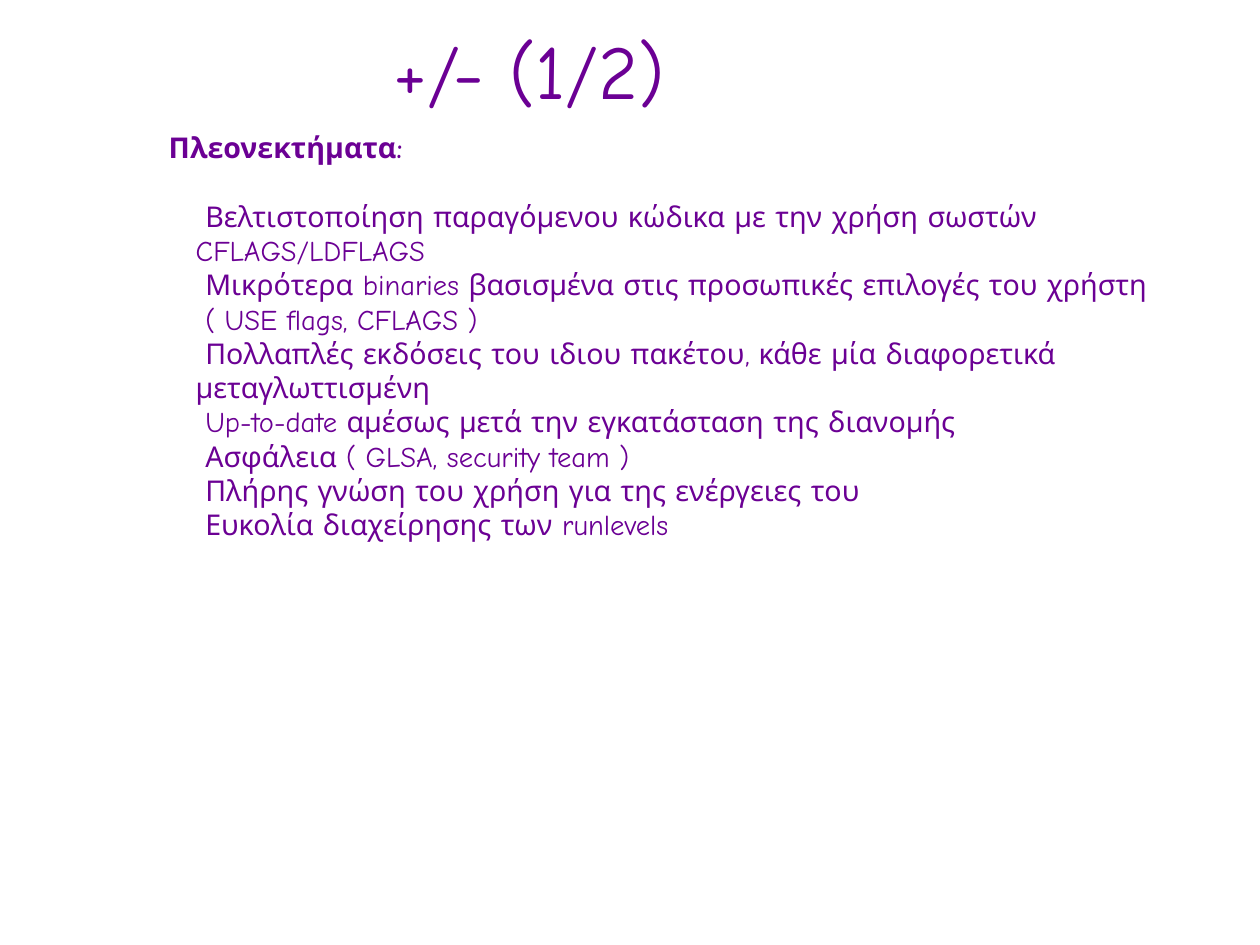
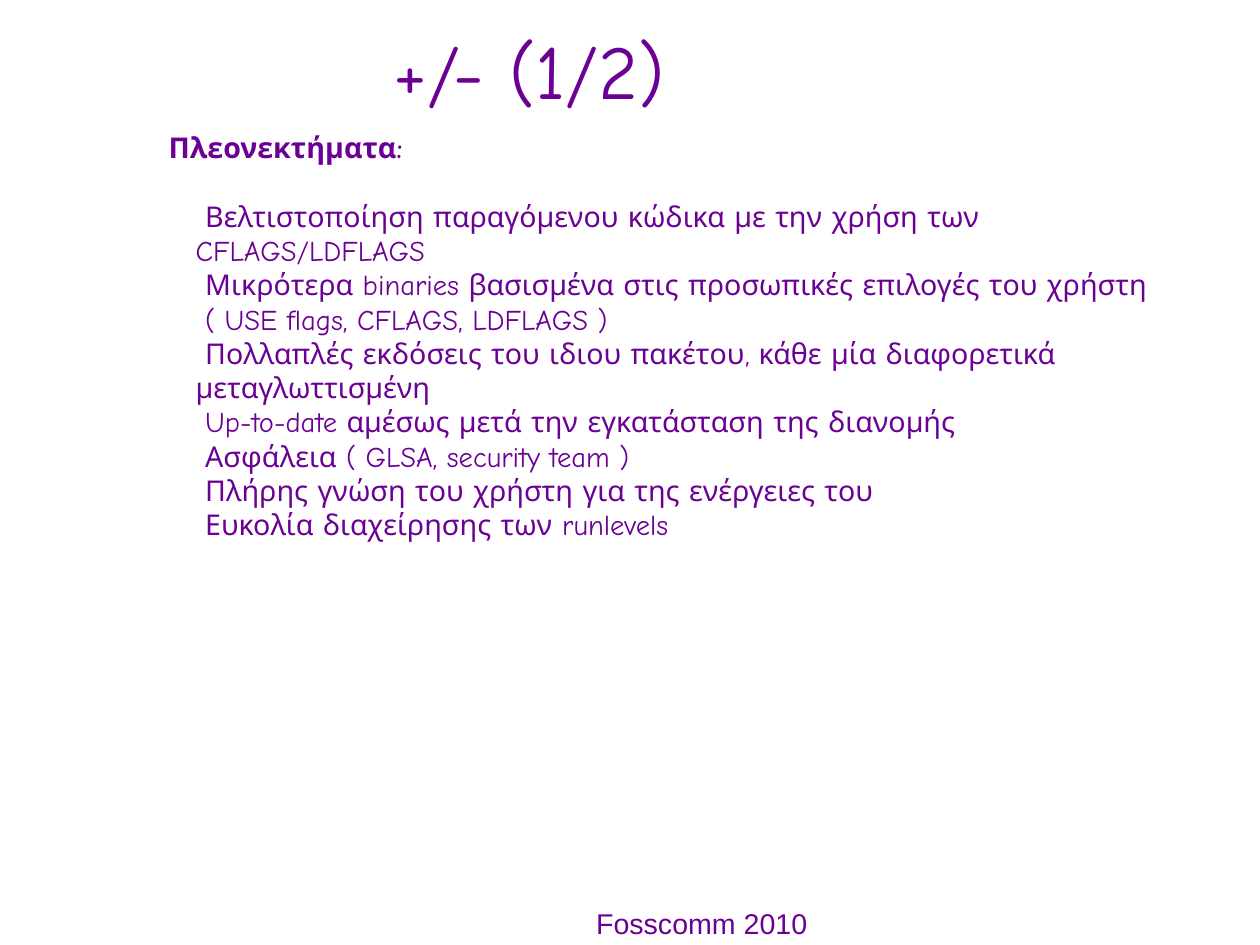
Before and after one commit to gentoo-el/presentations, a slide deck: slide 10 of fosscom-2010_pres.odp (slide 8 before the commit). Drawn at 1260x945 pixels with LibreOffice and Linux fonts; fonts in the diff are those of the drawing; background and template pictures are left out. Boxes give left, top, right and bottom in pixels: in the first picture for what was removed or moved away, otherwise in the second. Text is boxed around its words. In the diff, an @@ line names an element or a change of style, - is before the commit and + after.

```diff
--- a/fosscom-2010_pres.odp
+++ b/fosscom-2010_pres.odp
@@ text at (196,204,979,265): text changed @@
-● Βελτιστοποίηση παραγόμενου κώδικα με την χρήση σωστών CFLAGS/LDFLAGS
+● Βελτιστοποίηση παραγόμενου κώδικα με την χρήση των CFLAGS/LDFLAGS
@@ text at (225,310,588,336): text changed @@
-● ( USE flags, CFLAGS )
+● ( USE flags, CFLAGS, LDFLAGS )
@@ text at (205,478,872,508): text changed @@
-● Πλήρης γνώση του χρήση για της ενέργειες του
+● Πλήρης γνώση του χρήστη για της ενέργειες του
@@ text added at (596,914,808,935), 18 pt, text #6B0094 @@
+Fosscomm 2010
```
Also in this commit, not shown: 11 other slides changed, 3 slides added.
